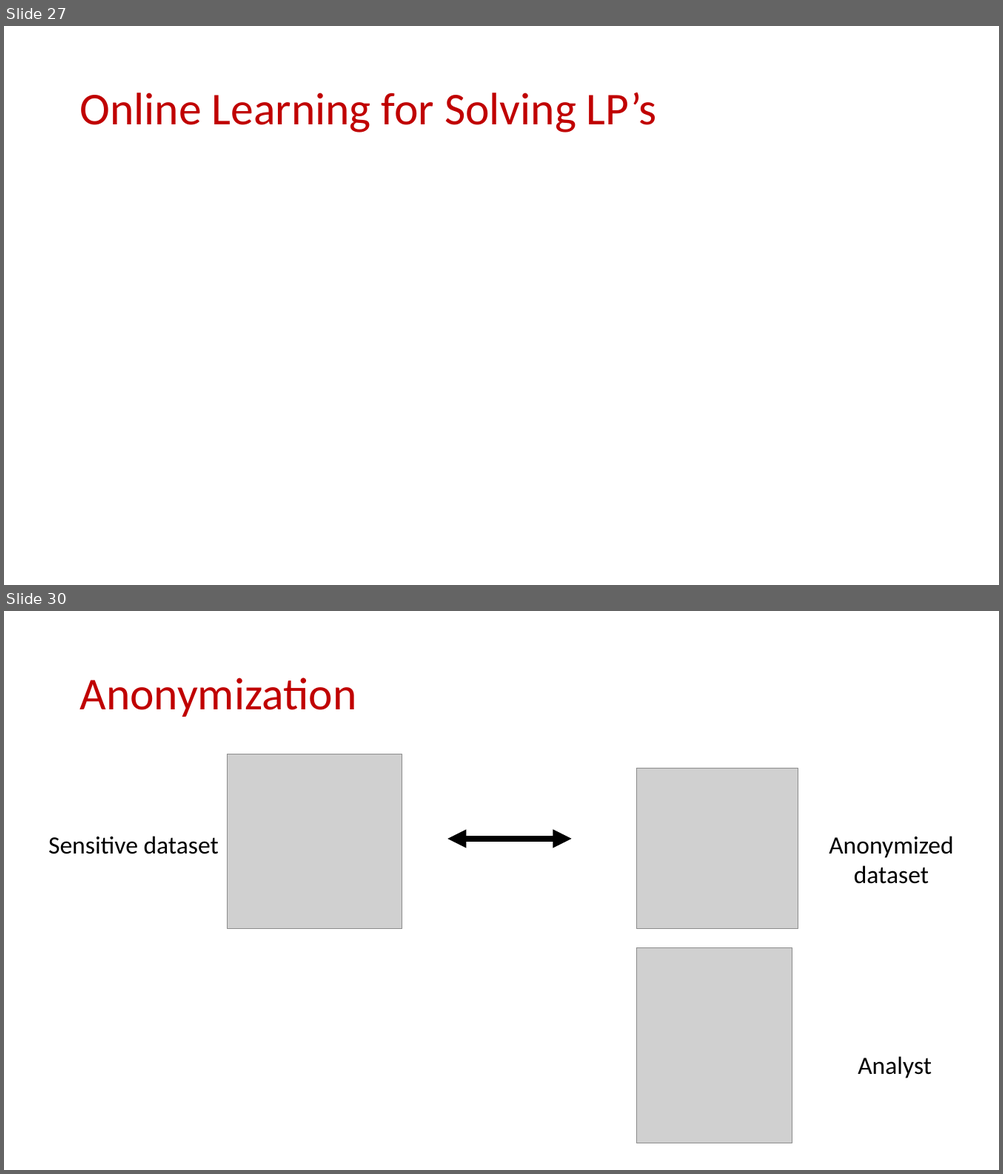
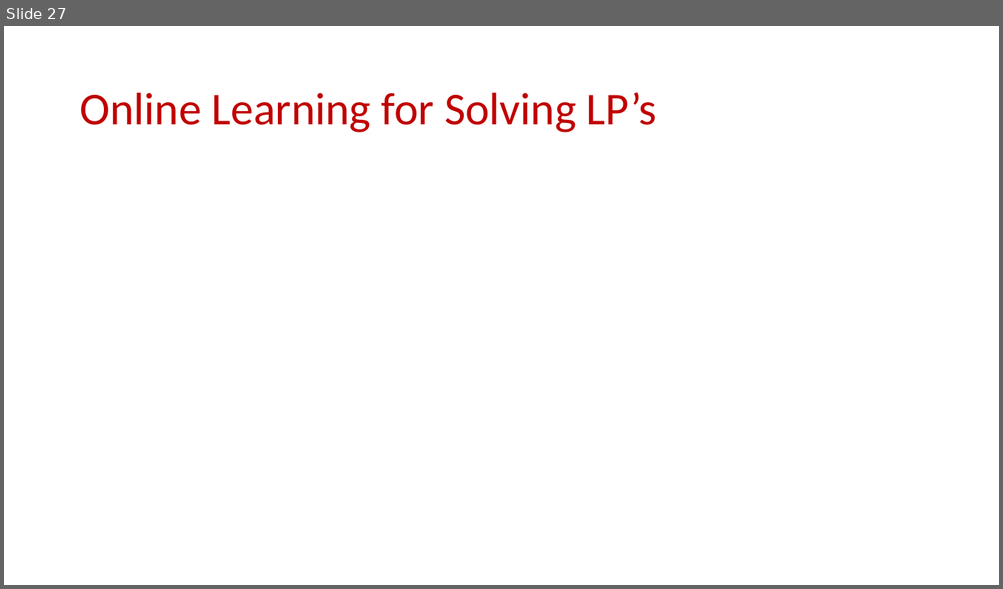
Before and after one commit to samsonzhou/samsonzhou.github.io, a slide deck: CSCE658-S24/L18.pptx. Shown one above the other, each under a label of ours: slides 27 and 30 before the commit, slide 27 after it; the slides between them are not shown. The pictures are 1003x1174 and 1003x589 pixels, drawn with LibreOffice and Linux fonts; fonts in the diff are those of the drawing; grey boxes stand for pictures. Boxes give left, top, right and bottom in pixels: in the first picture for what was removed or moved away, otherwise in the second. Text is boxed around its words. In the diff, an @@ line names an element or a change of style, - is before the commit and + after.

```diff
--- a/CSCE658-S24/L18.pptx
+++ b/CSCE658-S24/L18.pptx
@@ slide 30 removed at [4,611,999,1170], background #FFFFFF @@
@@ title removed at [79,678,356,717] @@
-Anonymization
@@ picture removed at [227,755,401,929] @@
@@ picture removed at [637,768,798,929] @@
@@ text removed at [48,836,219,854] @@
-Sensitive dataset
@@ double arrow removed from (447, 840) to (572, 840) @@
@@ text removed at [828,836,953,884] @@
-Anonymized dataset
@@ picture removed at [637,948,792,1143] @@
@@ text removed at [857,1056,931,1079] @@
-Analyst
```
Also in this commit, not shown: 20 other slides removed, 7 other files.
